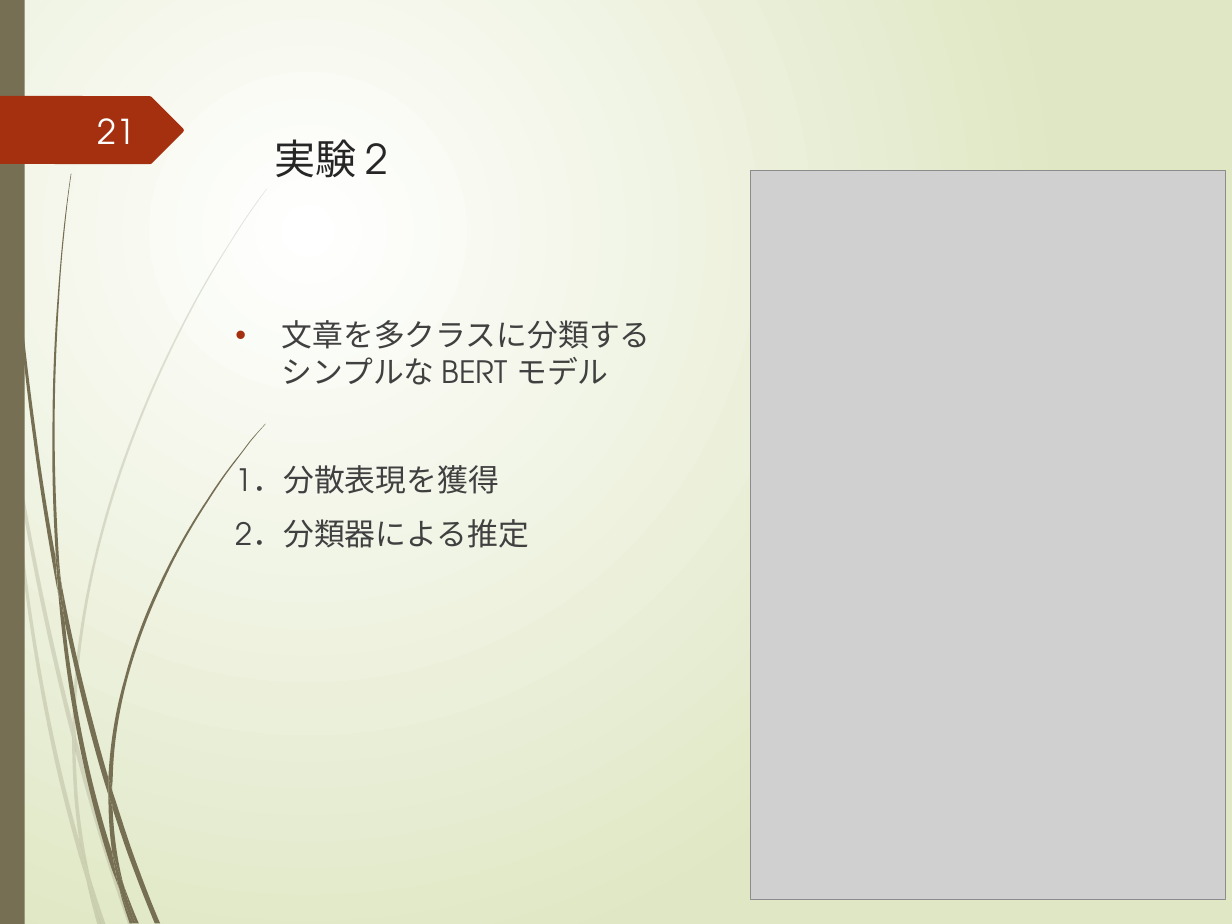
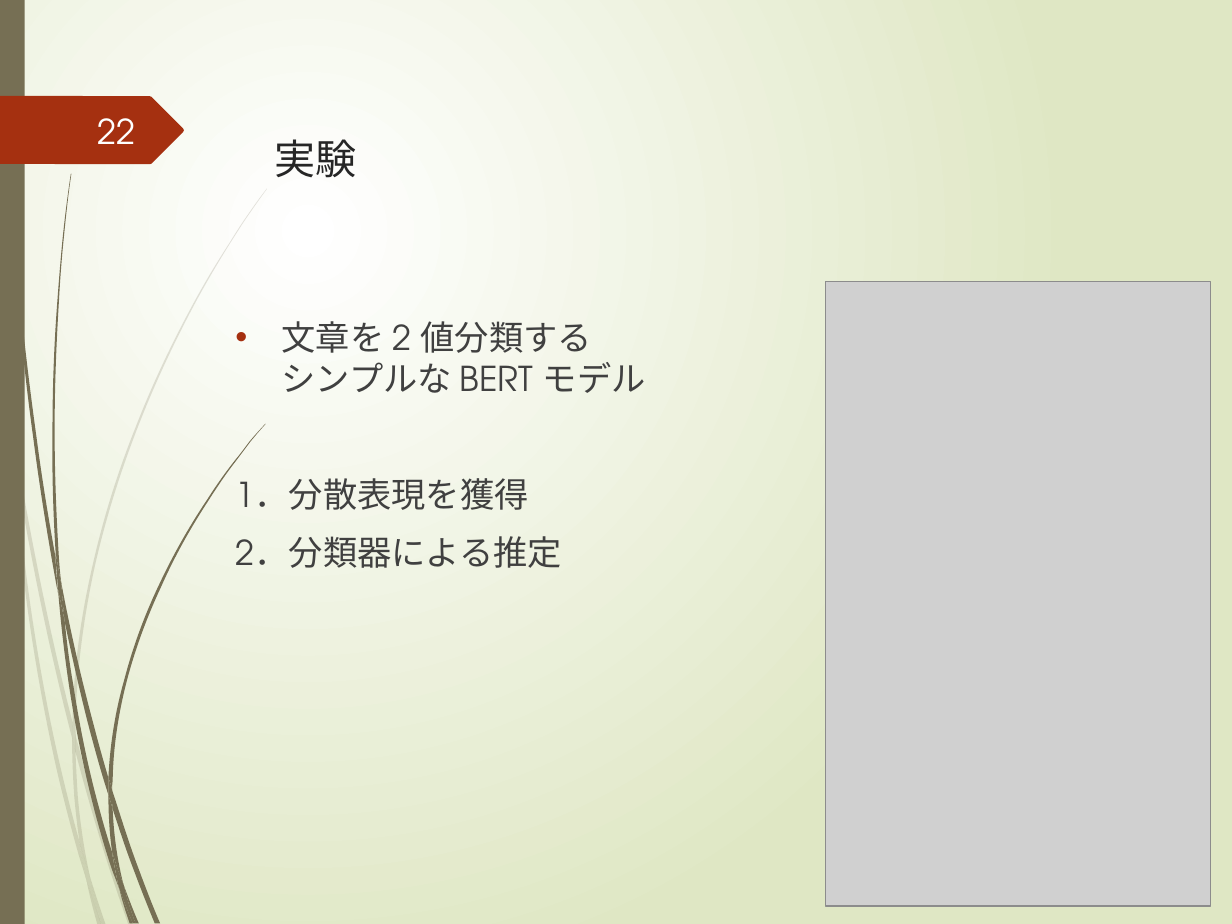
Before and after one commit to yuuki-kusumoto/kusumoto, a slide deck: slide 22 of 2021_prsn_2nd/後期研究発表会.pptx (slide 21 before the commit). Drawn at 1232x924 pixels with LibreOffice and Linux fonts; fonts in the diff are those of the drawing; grey boxes stand for pictures. Boxes give left, top, right and bottom in pixels: in the first picture for what was removed or moved away, otherwise in the second. Text is boxed around its words. In the diff, an @@ line names an element or a change of style, - is before the commit and + after.

```diff
--- a/2021_prsn_2nd/後期研究発表会.pptx
+++ b/2021_prsn_2nd/後期研究発表会.pptx
@@ page number at (97, 118, 135, 144): text changed @@
-21
+22
@@ title at (274, 139, 356, 178): text changed @@
-実験 2
+実験
@@ picture: place and size @@
-picture at (750, 170, 1225, 899)
+picture at (825, 281, 1210, 906)
@@ text at (282, 321, 646, 393): text changed; size 18 to 20 pt @@
-• 文章を多クラスに分類する
-  シンプルな BERT モデル
+• 文章を 2 値分類する
+  シンプルな BERT モデル
@@ text at (235, 478, 561, 568): size 18 to 20 pt in "1．分散表現を獲得", "2．分類器による推定" @@
```
Also in this commit, not shown: 12 other slides changed, 5 slides added, 2 slides removed.
